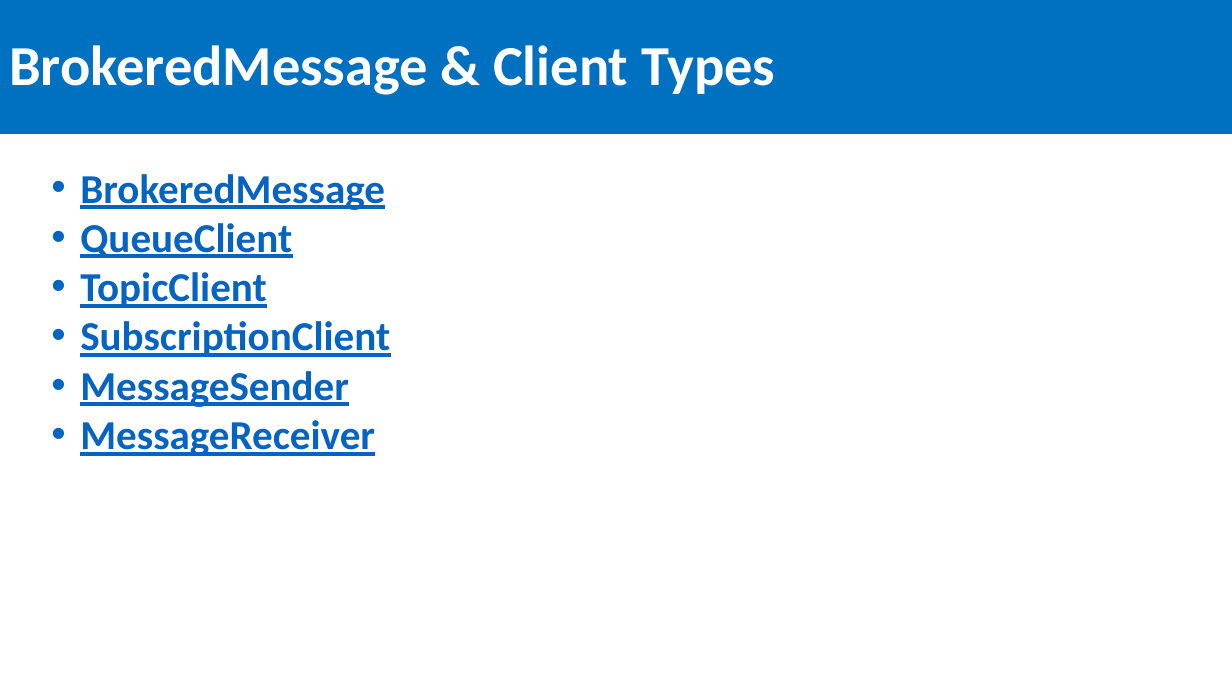
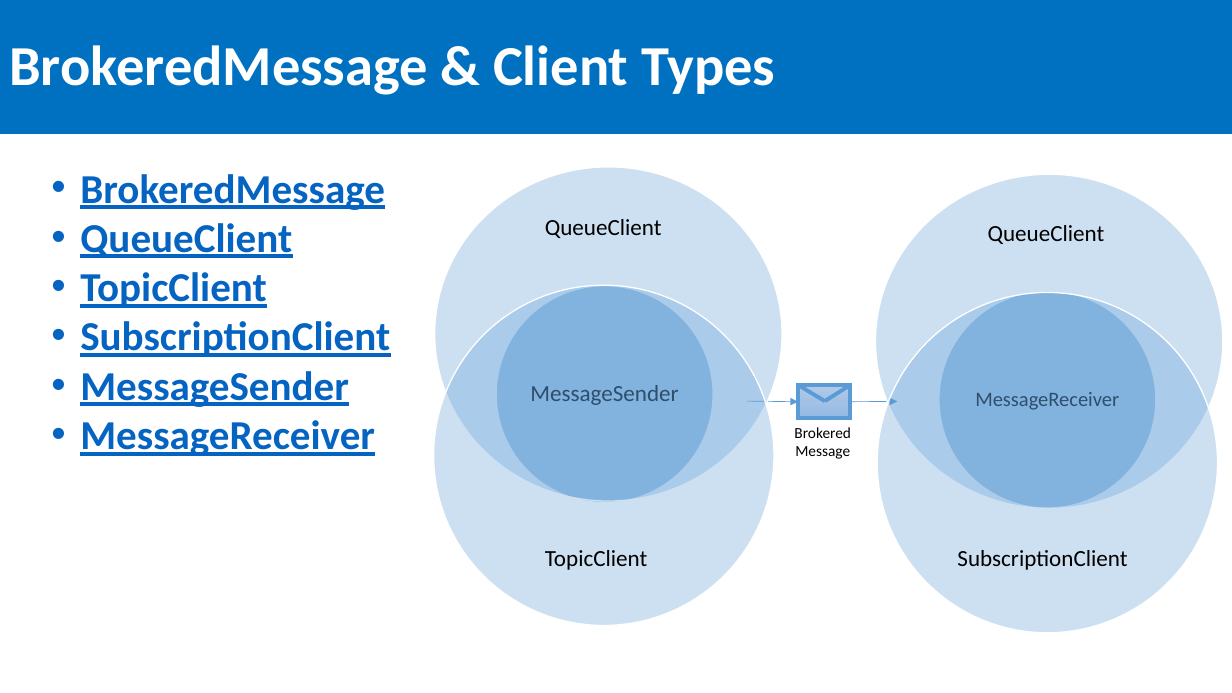
Before and after one commit to SeanFeldman/ASB-DotNet-YYC, a slide deck: slide 17 of Azure Service Bus Calgary .NET usergroup 2016-03-24.pptx. Drawn at 1232x693 pixels with LibreOffice and Linux fonts; fonts in the diff are those of the drawing. Boxes give left, top, right and bottom in pixels: in the first picture for what was removed or moved away, otherwise in the second. Text is boxed around its words. In the diff, an @@ line names an element or a change of style, - is before the commit and + after.

```diff
--- a/Azure Service Bus Calgary .NET usergroup 2016-03-24.pptx
+++ b/Azure Service Bus Calgary .NET usergroup 2016-03-24.pptx
@@ arrow added from (748, 401) to (799, 402), #5B9BD5 0.5 pt @@
@@ arrow added from (850, 402) to (897, 401), #5B9BD5 0.5 pt @@
@@ group added at (794, 385, 851, 459): 2 lines, 1 rectangle, 1 text @@
+Brokered
+Message
@@ group added at (433, 167, 782, 626): 3 ellipses, 3 texts @@
+MessageSender
+QueueClient
+TopicClient
@@ group added at (876, 175, 1224, 633): 3 ellipses, 3 texts @@
+MessageReceiver
+QueueClient
+SubscriptionClient
```
Also in this commit, not shown: 2 other slides changed.
